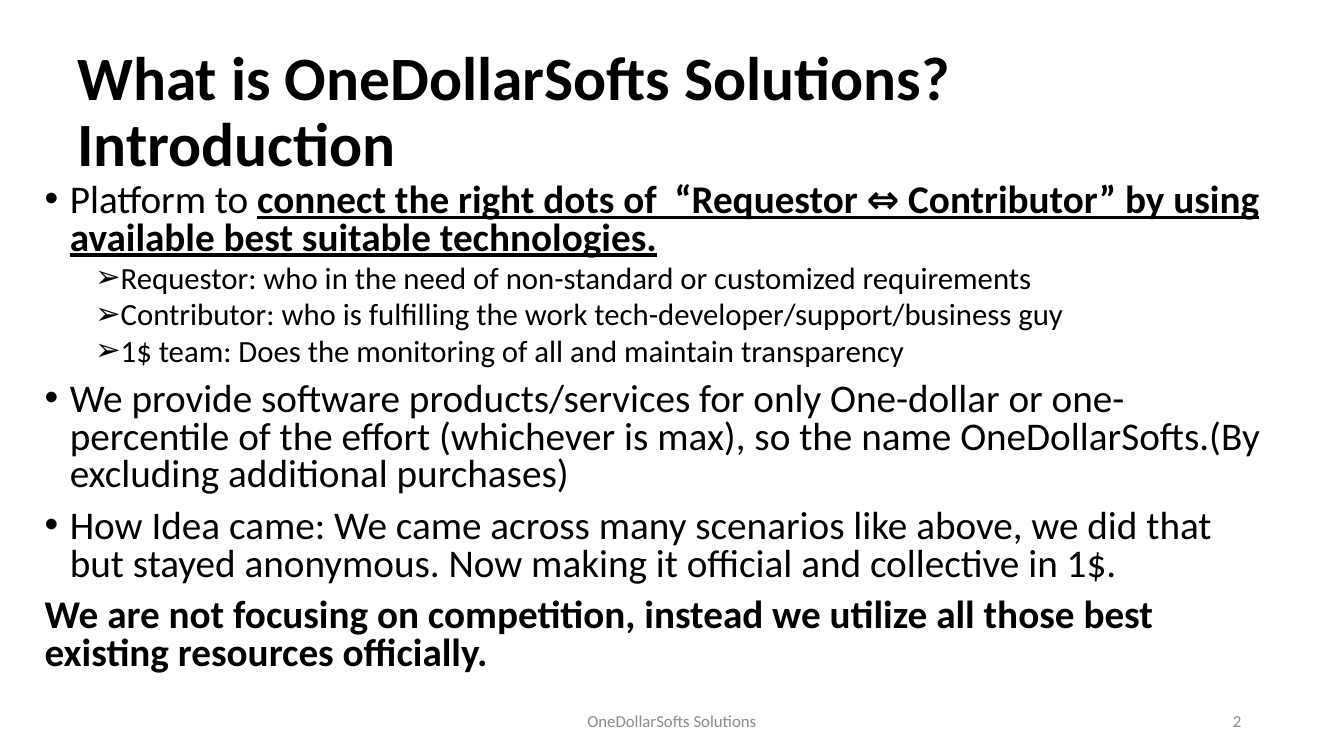
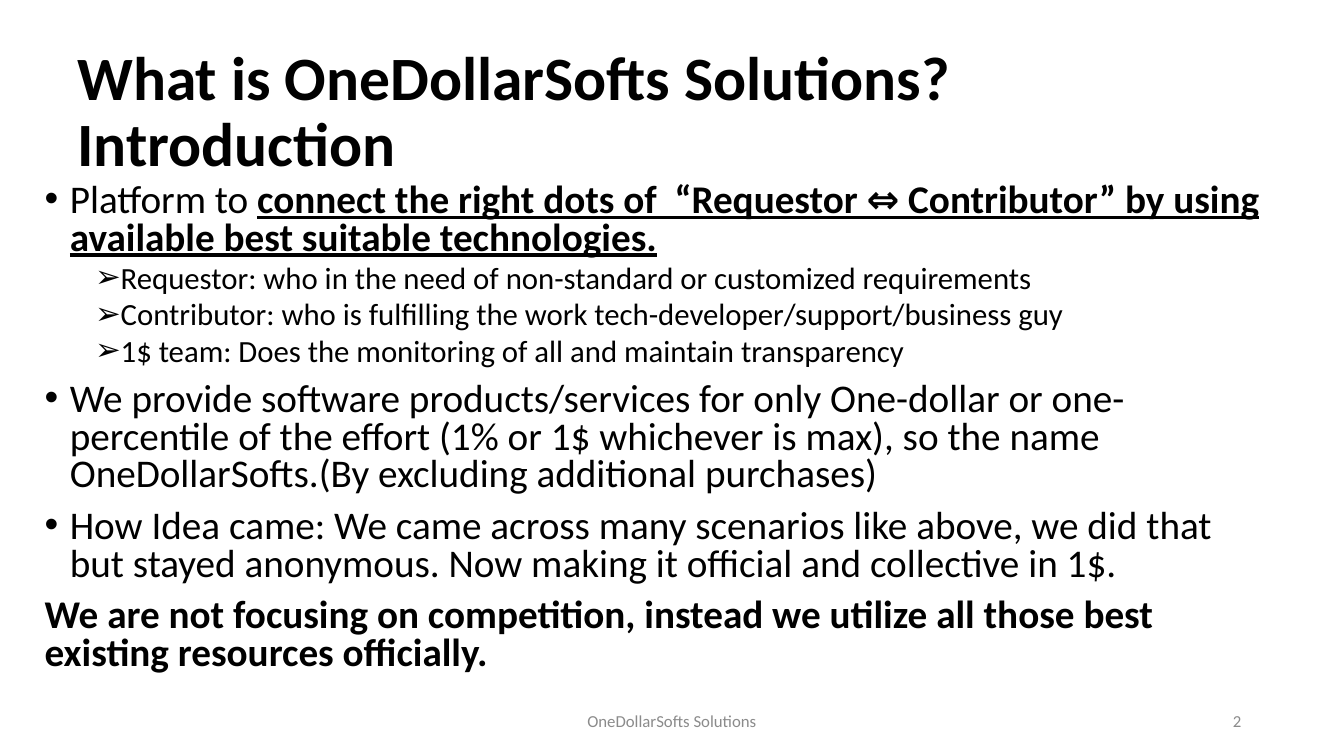
Before and after one commit to onedollarsofts/org, a slide deck: slide 2 of 1$.pptx. Drawn at 1344x756 pixels with LibreOffice and Linux fonts; fonts in the diff are those of the drawing; background and template pictures are left out. Boxes give left, top, right and bottom in pixels: in the first picture for what was removed or moved away, otherwise in the second. Text is boxed around its words. In the diff, an @@ line names an element or a change of style, - is before the commit and + after.

Commit message:
cc

```diff
--- a/1$.pptx
+++ b/1$.pptx
@@ text at box(70, 384, 1125, 494): text changed @@
-• We provide software products/services for only One-dollar or one-percentile of the effort (whichever is max), so the name OneDollarSofts.(By excluding additional purchases)
+• We provide software products/services for only One-dollar or one-percentile of the effort (1% or 1$ whichever is max), so the name OneDollarSofts.(By excluding additional purchases)
```
